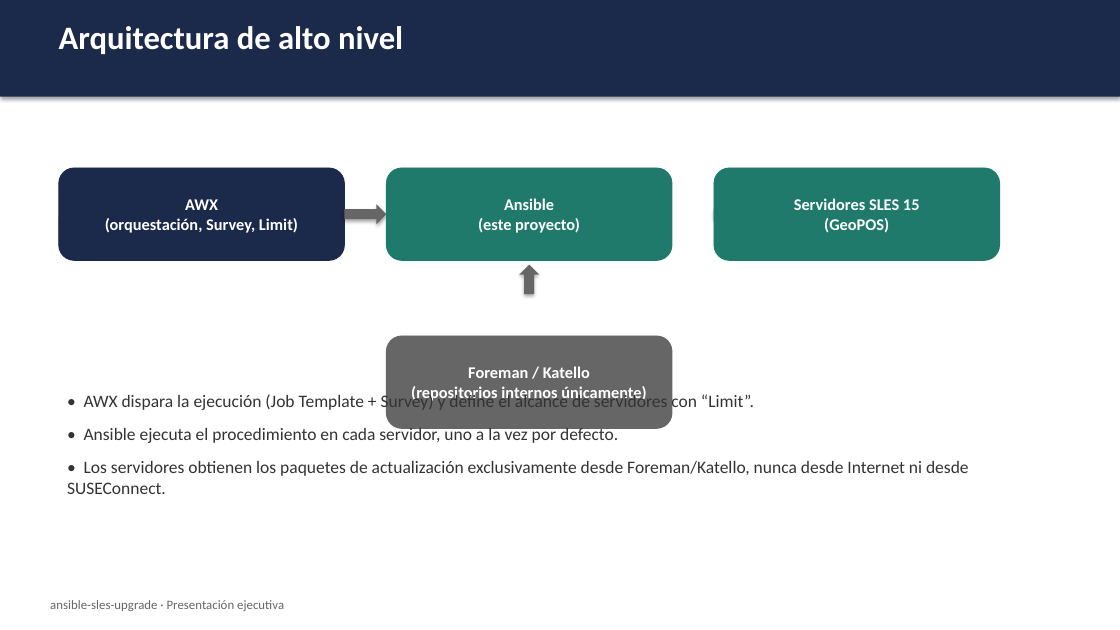
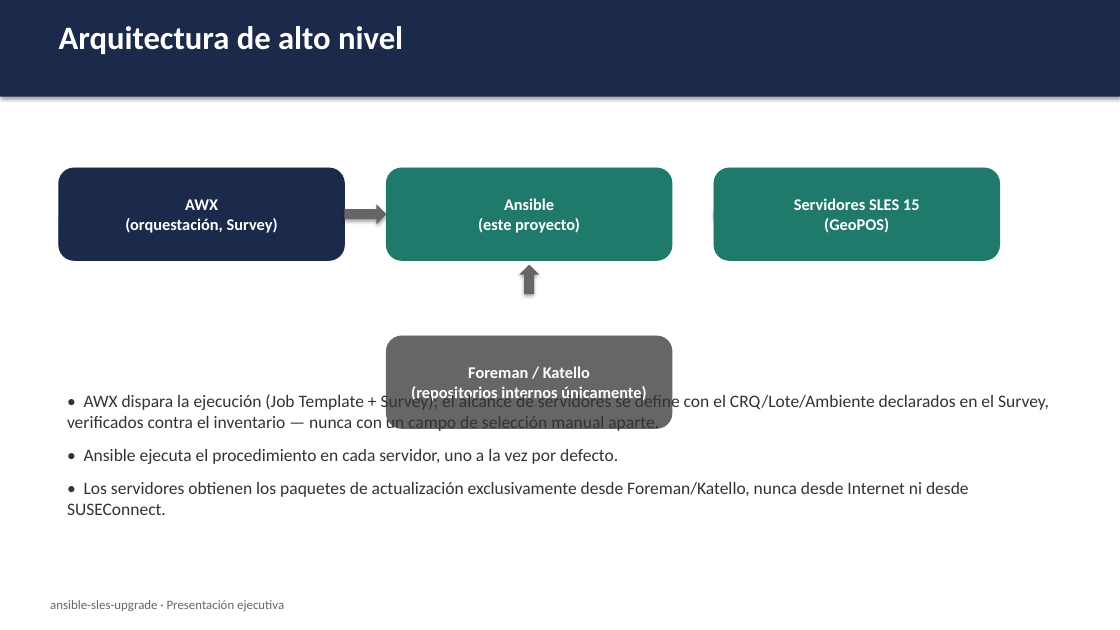
Before and after one commit to colcomerciodevs/Upgrade, a slide deck: slide 4 of sles15-upgradeV1/docs/presentacion/ansible-sles-upgrade-presentacion-ejecutiva.pptx. Drawn at 1120x630 pixels with LibreOffice and Linux fonts; fonts in the diff are those of the drawing. Boxes give left, top, right and bottom in pixels: in the first picture for what was removed or moved away, otherwise in the second. Text is boxed around its words. In the diff, an @@ line names an element or a change of style, - is before the commit and + after.

```diff
--- a/sles15-upgradeV1/docs/presentacion/ansible-sles-upgrade-presentacion-ejecutiva.pptx
+++ b/sles15-upgradeV1/docs/presentacion/ansible-sles-upgrade-presentacion-ejecutiva.pptx
@@ text in rounded rectangle at <box>125,199,278,233</box>: text changed @@
-AWX
-(orquestación, Survey, Limit)
+AWX
+(orquestación, Survey)
@@ text at <box>67,393,1049,433</box>: text changed @@
-• AWX dispara la ejecución (Job Template + Survey) y define el alcance de servidores con “Limit”.
+• AWX dispara la ejecución (Job Template + Survey); el alcance de servidores se define con el CRQ/Lote/Ambiente declarados en el Survey, verificados contra el inventario — nunca con un campo de selección manual aparte.
```
Also in this commit, not shown: 3 other slides changed, 1 slide added, 15 other files.
